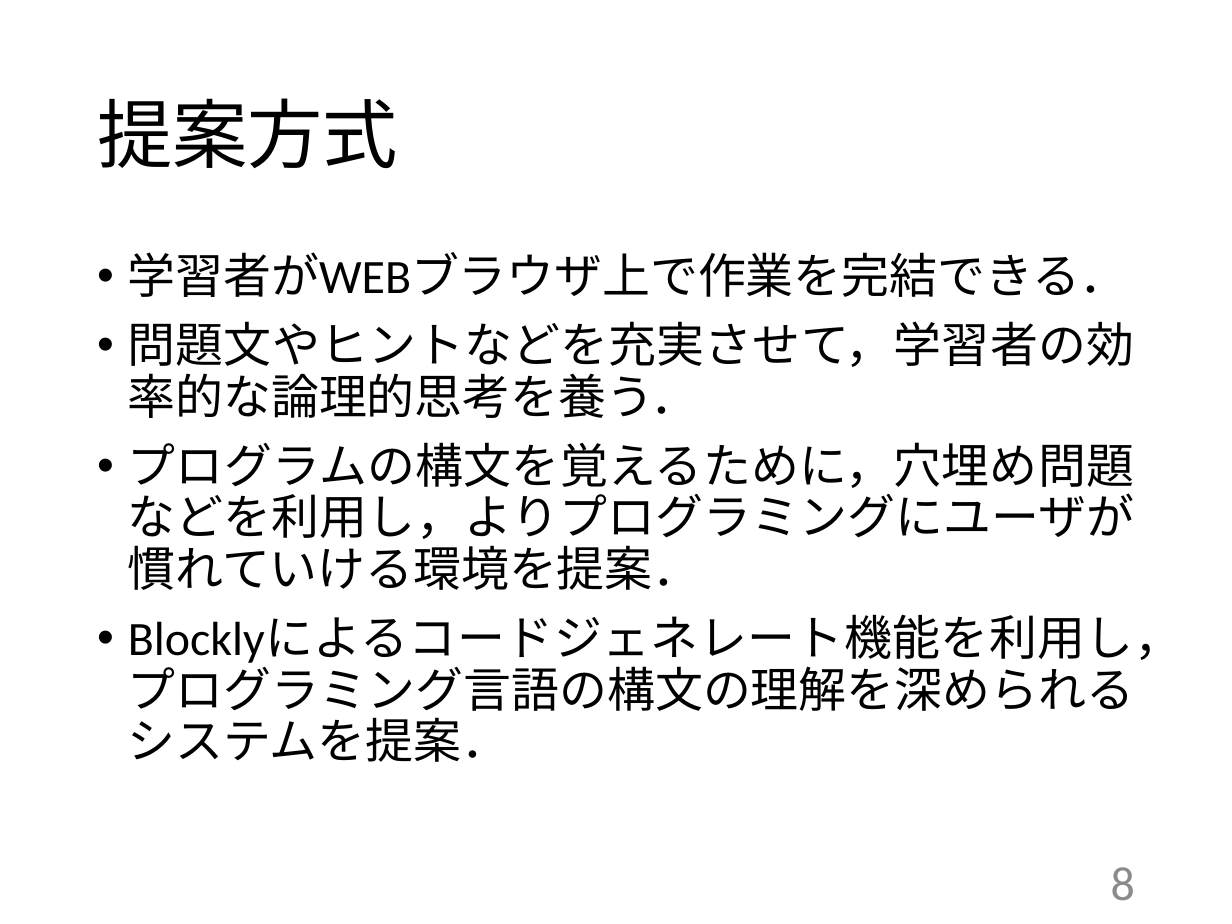
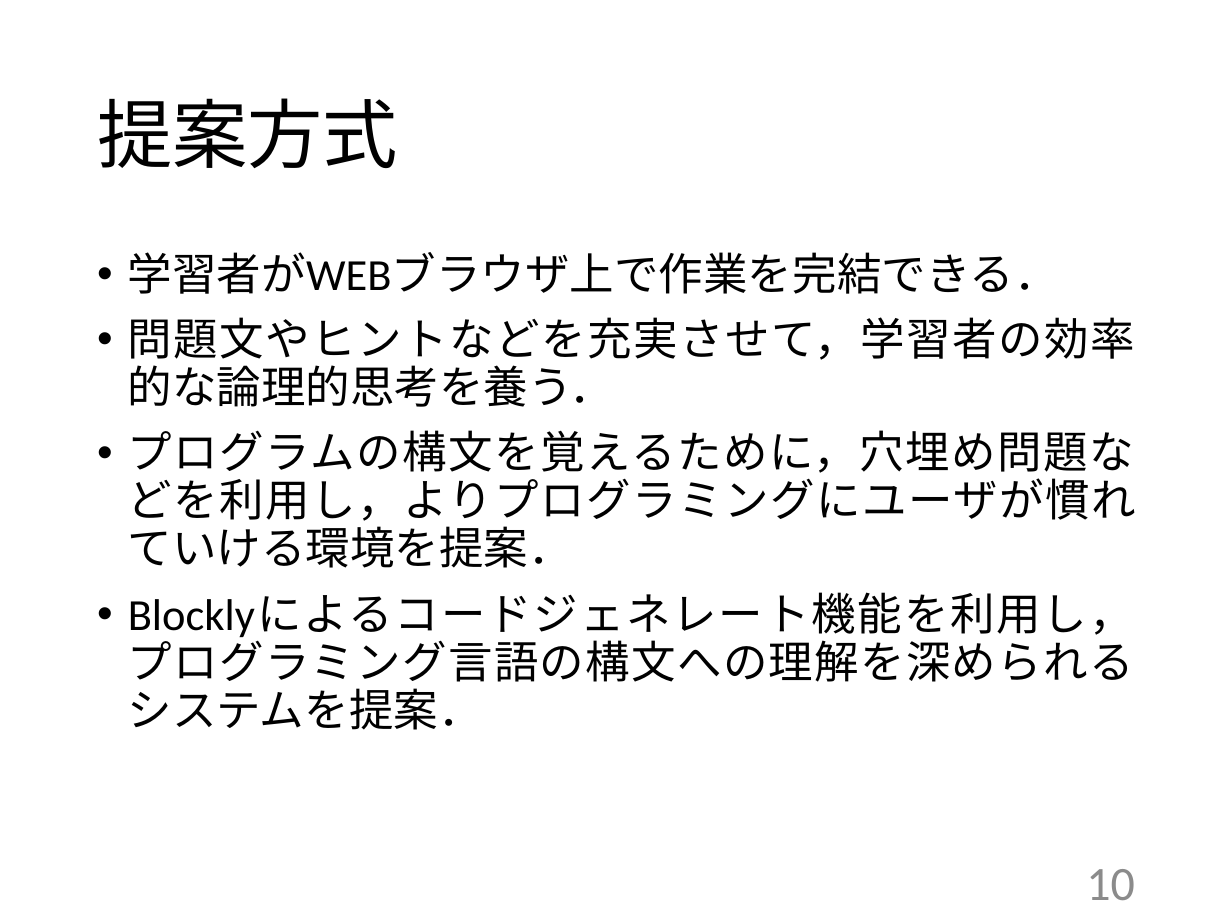
Before and after one commit to kait-takanolab/1821121-shimaoka-thesis, a slide deck: slide 10 of 1821121_shimaoka_tyuukan.pptx (slide 8 before the commit). Drawn at 1232x924 pixels with LibreOffice and Linux fonts; fonts in the diff are those of the drawing. Boxes give left, top, right and bottom in pixels: in the first picture for what was removed or moved away, otherwise in the second. Text is boxed around its words. In the diff, an @@ line names an element or a change of style, - is before the commit and + after.

```diff
--- a/1821121_shimaoka_tyuukan.pptx
+++ b/1821121_shimaoka_tyuukan.pptx
@@ text at (128, 252, 1136, 568): size 28 to 26 pt in "学習者がWEBブラウザ上で作業を完結できる．", "問題文やヒントなどを充実させて，学習者の効率的な論理的思考を養う．", "プログラムの構文を覚えるために，穴埋め問題などを利用し，よりプログラミングにユーザが慣れていける環境を提案．" @@
@@ text at (128, 593, 1134, 730): text changed; size 28 to 26 pt @@
-• Blocklyによるコードジェネレート機能を利用し，プログラミング言語の構文の理解を深められるシステムを提案．
+• Blocklyによるコードジェネレート機能を利用し，プログラミング言語の構文への理解を深められるシステムを提案．
@@ page number at (1086, 869, 1134, 900): text changed @@
-8
+10
```
Also in this commit, not shown: 8 other slides changed, 1 slide removed.
